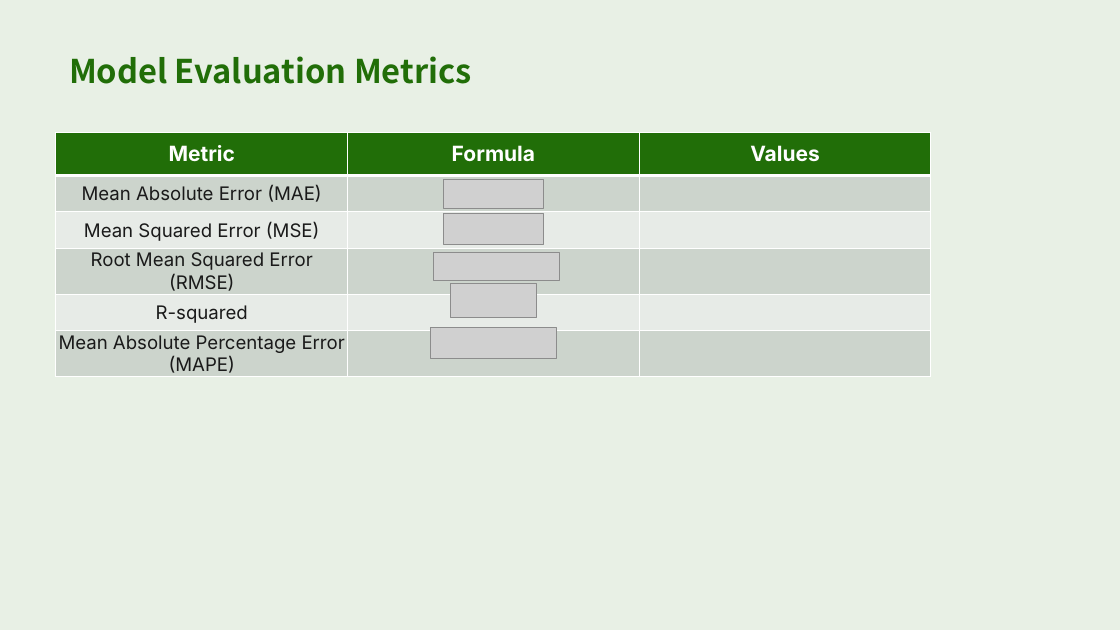
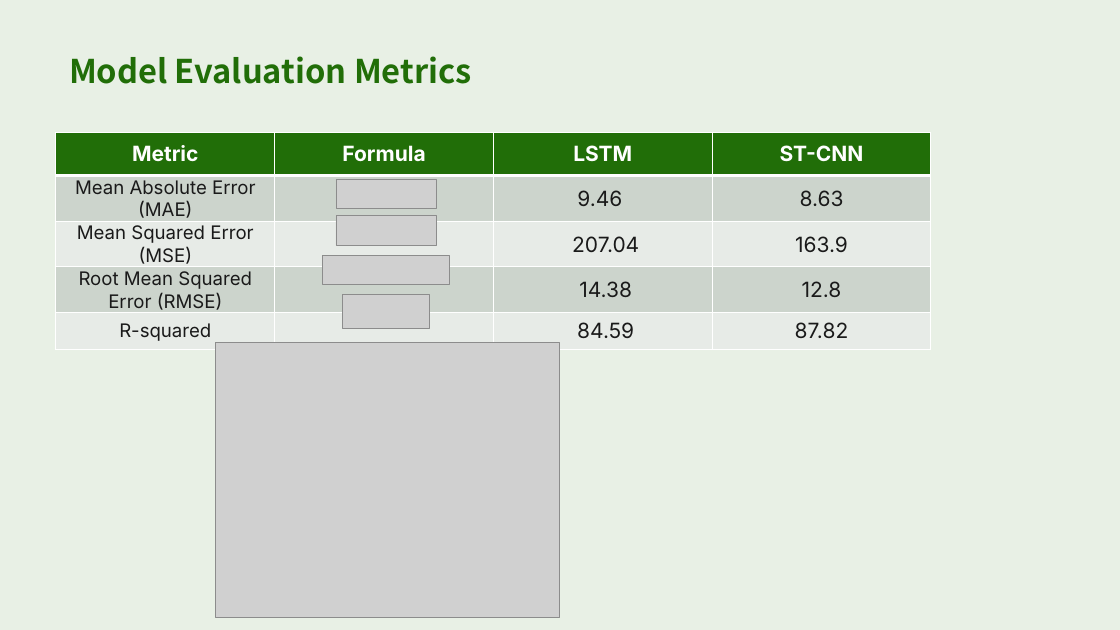
Before and after one commit to adithi21/NASA_Hackathon_2024_Meteoric_Minds, a slide deck: slide 8 of Leveraging Earth Observation Data for Informed Agricultural Decision-Making - Meteoric Minds.pptx (slide 4 before the commit). Drawn at 1120x630 pixels with LibreOffice and Linux fonts; fonts in the diff are those of the drawing; grey boxes stand for pictures. Boxes give left, top, right and bottom in pixels: in the first picture for what was removed or moved away, otherwise in the second. Text is boxed around its words. In the diff, an @@ line names an element or a change of style, - is before the commit and + after.

Commit message:
full ppt , added seasons, other full country metrics

```diff
--- a/Leveraging Earth Observation Data for Informed Agricultural Decision-Making - Meteoric Minds.pptx
+++ b/Leveraging Earth Observation Data for Informed Agricultural Decision-Making - Meteoric Minds.pptx
@@ table at [56,133,930,345] @@
-Metric | Formula | Values
-Mean Absolute Error (MAE) |  | 
-Mean Squared Error (MSE) |  | 
-Root Mean Squared Error (RMSE) |  | 
-R-squared |  | 
-Mean Absolute Percentage Error (MAPE) |  | 
+Metric | Formula | LSTM | ST-CNN
+Mean Absolute Error (MAE) |  | 9.46 | 8.63
+Mean Squared Error (MSE) |  | 207.04 | 163.9
+Root Mean Squared Error (RMSE) |  | 14.38 | 12.8
+R-squared |  | 84.59 | 87.82
@@ picture: place and size @@
-picture at [444,179,544,208]
+picture at [336,179,436,208]
@@ picture: place and size @@
-picture at [444,214,544,245]
+picture at [336,215,436,245]
@@ picture: place and size @@
-picture at [434,252,560,281]
+picture at [323,256,450,285]
@@ picture: place and size @@
-picture at [450,284,537,318]
+picture at [343,295,429,329]
@@ picture removed at [430,328,557,359] @@
@@ picture added at [215,343,560,618] @@
```
Also in this commit, not shown: 4 other slides changed, 3 slides added, 2 slides removed, 3 other files.
